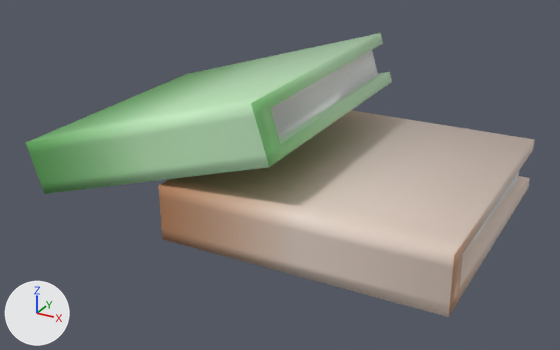
Two versions of the FBX model Assets/Arts/Envi/Props/Props_Book_02.fbx, one commit apart.
One viewpoint serves both versions: a 50 mm camera at (0.586, -1.191, 0.645) aimed at (-0.05, -0.034, 0.066). Arrows for +X, +Y and +Z are at lower left; the lights stay in place. The picture after the commit comes second.

In view in the first picture: 'Props_Book_02'.
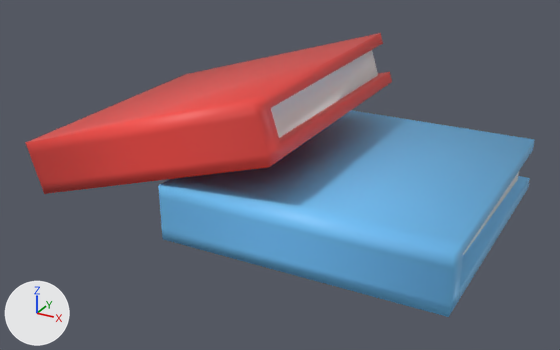
What differs and where, as boxes (x1, y1, x2, y2) in the pictures (560 x 350 px):
```json
{"object": "Props_Book_02", "change": "surface changed", "before": [26, 33, 534, 317], "after": [26, 33, 534, 317]}
```

Edits to the scene script, one JSON object a line:
```json
{"op": "add", "block": "img_warna_baruuu_png", "code": ["img_warna_baruuu_png = load_image('warna baruuu.png', '../Texture/warna baruuu.png', 1024, 1024, 'sRGB')"]}
{"op": "set", "path": "mat_tex_env.texture", "old": "img_tex_env_png", "new": "img_warna_baruuu_png"}
{"block": "me_cube_066", "where": "me_cube_066.from_pydata(...)  # 64 vertices, 60 faces; spans x -0.462..0.345, y -0.253..0.253, z 0.006..0.281"}
{"block": "me_cube_066", "where": "# used by ob_props_book_02; location = (0.0, 0.0, 0.0)"}
{"block": "me_cube_066", "change": "me_cube_066 part 1: texture (UV) coordinates of 54 of 60 faces, centred in x -0.458..0.345, y -0.253..0.253, z 0.009..0.271, changed; they spanned u 0.52..0.74, v 0.89..1.0 and now span u 0.27..0.61, v 0.76..1.0"}
```
